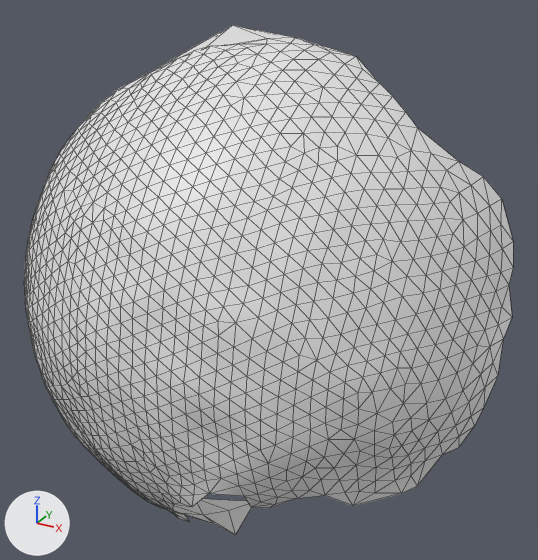
A saved change to the OBJ model res/final/onecam_fullvolume/cleanedup/FullVolium.000278.obj.
Before and after are seen from a 50 mm lens placed at (-335.8, -191.8, 248.1), pointed at (-433.2, -14.7, 159.6). Every picture has the same lights, and +X, +Y and +Z are marked at lower left. Mesh edges are drawn as thin lines. Where no turn or scale is listed for an object, it has been applied to the vertices.

The scene before the commit, as lines of its bpy script (objects in view):
```python
me_fullvolium_000278 = bpy.data.meshes.new('FullVolium.000278')
me_fullvolium_000278.from_pydata(...)  # 1009 vertices, 1963 faces; spans x -521.0..-364.0, y -73.0..20.0, z 65.0..227.0
# before: 976 (-379.0, -36.0, 123.0) at pixel (410, 475), 983 (-382.0, -40.0, 124.0) at pixel (394, 480), 984 (-381.0, -39.0, 119.0) at pixel (401, 493), 985 (-378.0, -34.0, 119.0) at pixel (417, 485), 987 (-386.0, -44.0, 121.0) at pixel (374, 493)
# before: 990 (-391.0, -46.0, 116.0) at pixel (352, 505)
# before: 1001 (-456.0, -25.0, 78.0), 1003 (-439.0, -39.0, 85.0) at pixel (213, 523), 1004 (-446.0, -35.0, 82.0) at pixel (202, 514), 1005 (-437.0, -31.0, 75.0) at pixel (235, 534), 1006 (-445.0, -22.0, 75.0) at pixel (228, 510)
# before: 1007 (-445.0, -4.0, 65.0)
ob_fullvolium_000278 = bpy.data.objects.new('FullVolium.000278', me_fullvolium_000278)
ob_fullvolium_000278.location = (0.0, 0.0, 0.0)
```
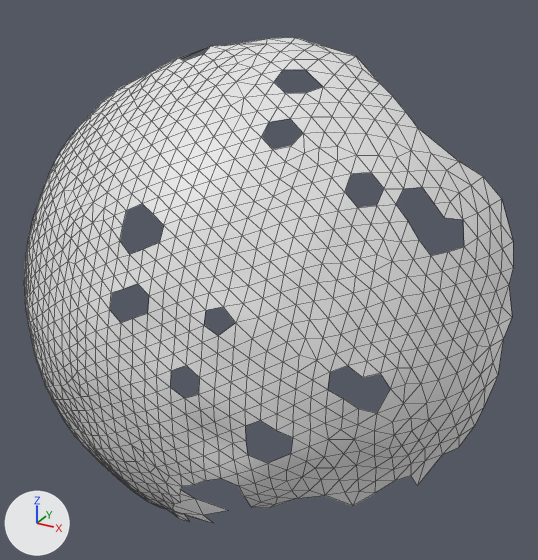
Pixel boxes [x1, y1, x2, y2] of what changed, in the pictures (538 x 560 px):
'FullVolium.000278', reshaped: before [24, 25, 513, 535]; after [24, 38, 513, 524]
part 1 of me_fullvolium_000278, deleted: before [110, 25, 464, 507]
part 2 of me_fullvolium_000278, deleted: before [354, 476, 417, 506]
part 3 of me_fullvolium_000278, deleted: before [201, 499, 252, 535]

The change, as a list of edits to the scene's bpy script:
```text
Change me_fullvolium_000278:
    used by ob_fullvolium_000278; location = (0.0, 0.0, 0.0)
    verts and faces of me_fullvolium_000278; kept vertices keep their numbers, new ones are numbered from 1009
    remove me_fullvolium_000278.from_pydata(...)  # 1009 vertices, 1963 faces; spans x -521.0..-364.0, y -73.0..20.0, z 65.0..227.0
    add me_fullvolium_000278.from_pydata(...)  # 981 vertices, 1839 faces; spans x -521.0..-364.0, y -73.0..2.0, z 75.0..227.0
    me_fullvolium_000278 part 1
    25 vertices are removed from x -465.0..-378.0, y -71.0..20.0, z 118.0..227.0
    116 faces are deleted
    me_fullvolium_000278 part 2
    add delete_vertices([984])  # with the faces that use them
    me_fullvolium_000278 part 3
    add delete_vertices([1005, 1007])  # with the faces that use them
```
